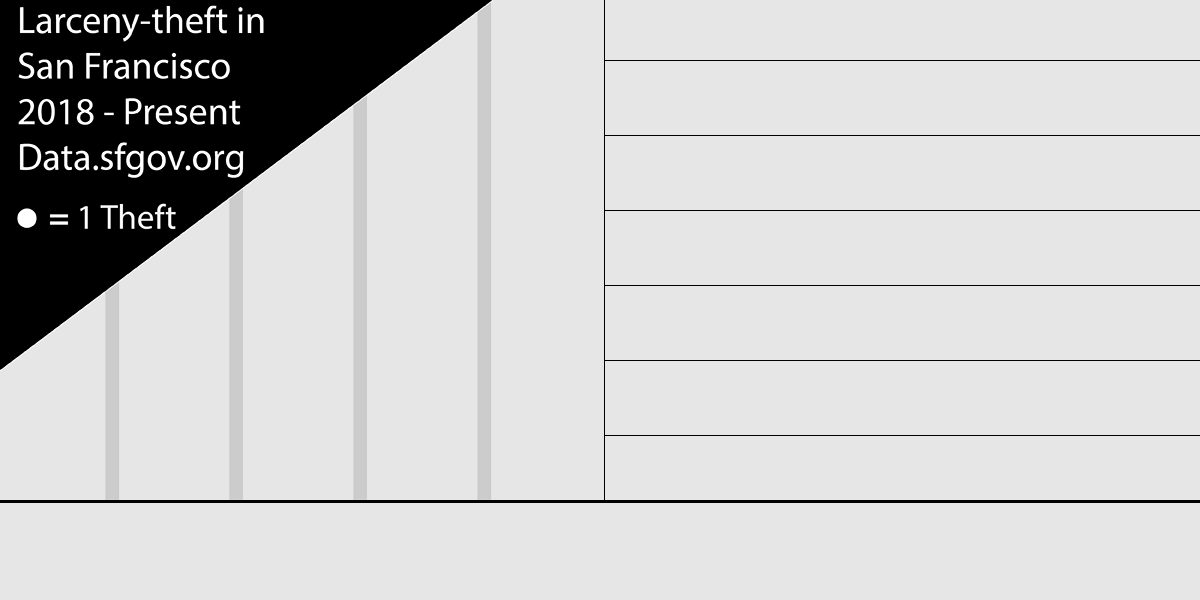
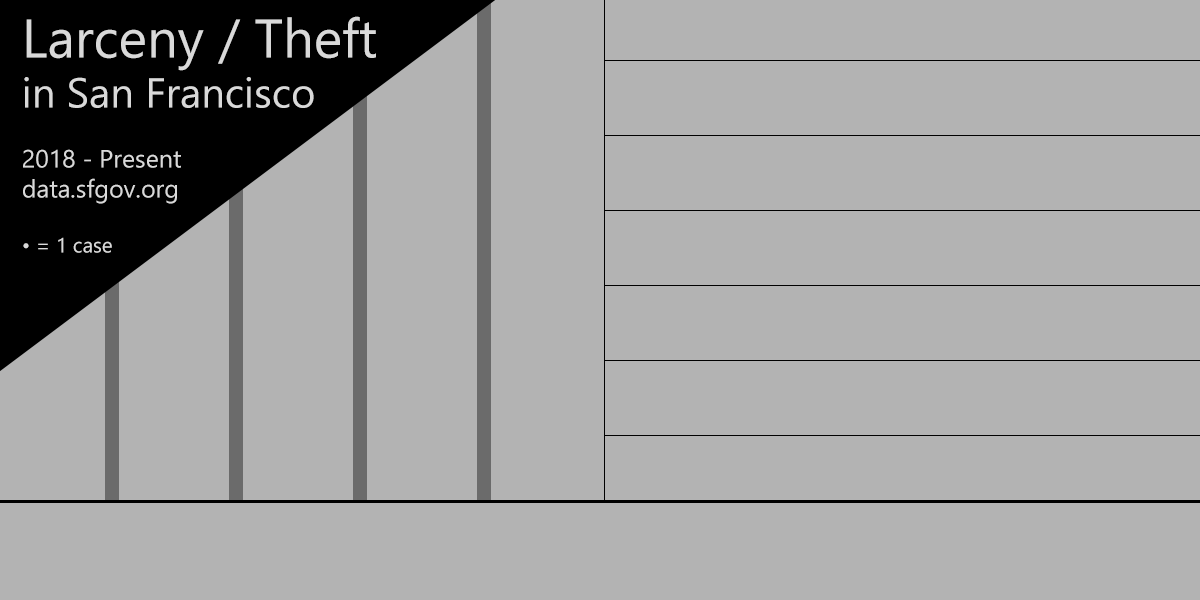
The second 1200x600 image is a revision of the first. Changes to its layers:
added layer "Larceny / Theft in San Francisco 2018 - Present data.sfgov.org" above "Layer 15" over <box>23,16,376,253</box>
added layer "Layer 15" above "Layer 14" over <box>0,0,496,372</box>
added layer "Layer 14" (40%) above "Layer 13 copy" over <box>105,1,491,500</box>
added layer "Layer 13 copy" above "Layer 13" over <box>0,0,1200,500</box>
added layer "Layer 13" above "Group 2" over <box>0,0,1200,600</box>
added group "Group 2" with 11 layers over <box>0,0,1200,600</box>
moved "Group 1" into group "Group 2" over <box>605,0,1200,500</box>
moved "Layer 0" into group "Group 2" over <box>0,0,1200,600</box>
moved "Layer 9" into group "Group 2" over <box>0,0,1200,600</box>
